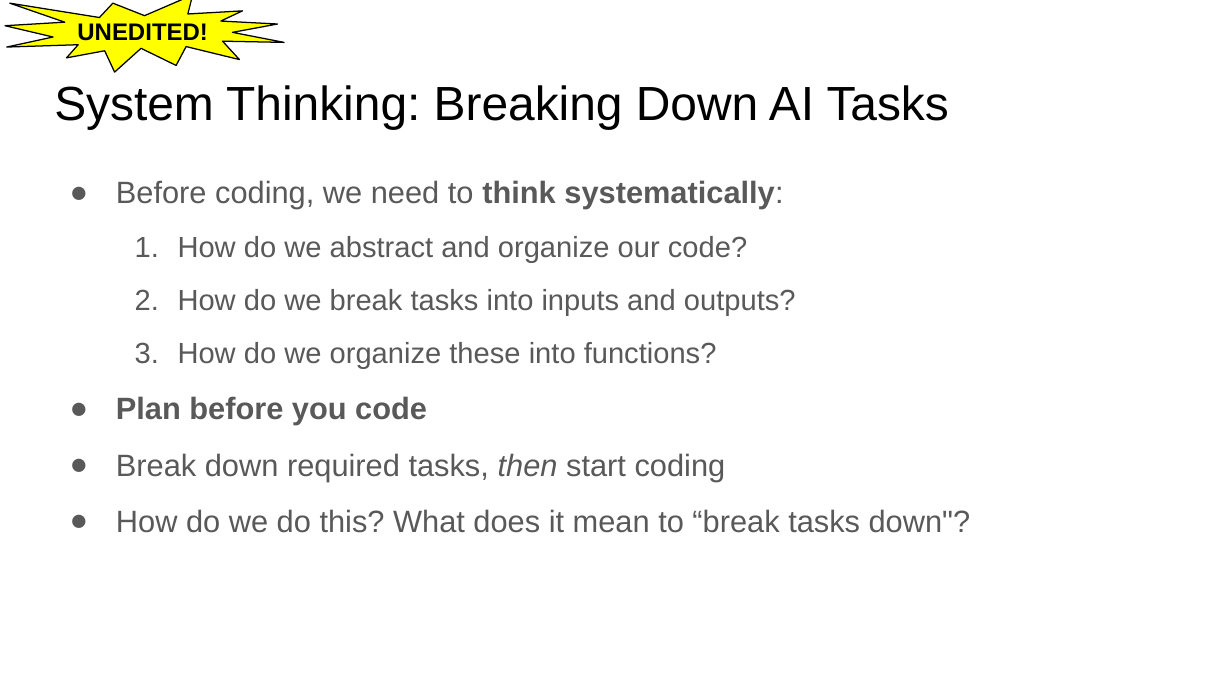
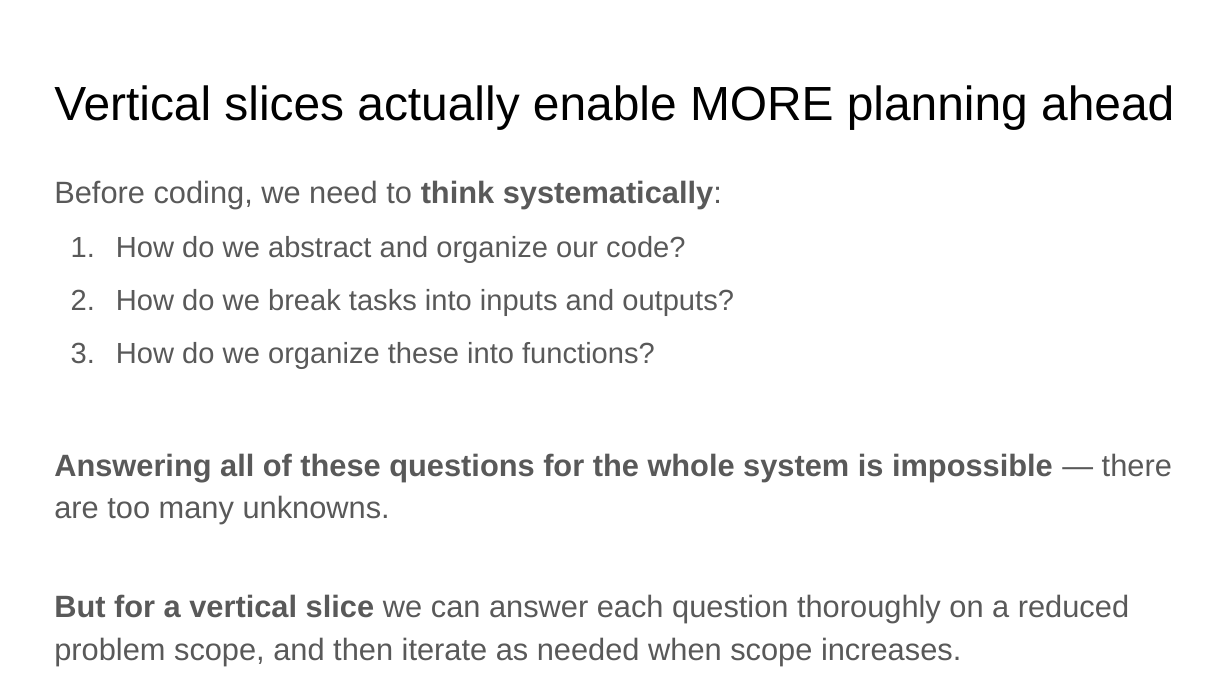
Before and after one commit to dsi-rse/careers-workshop-ai-development, a slide deck: slide 26 of lecture_2/slides/lecture_2.pptx (slide 10 before the commit). Drawn at 1232x693 pixels with LibreOffice and Linux fonts; fonts in the diff are those of the drawing. Boxes give left, top, right and bottom in pixels: in the first picture for what was removed or moved away, otherwise in the second. Text is boxed around its words. In the diff, an @@ line names an element or a change of style, - is before the commit and + after.

```diff
--- a/lecture_2/slides/lecture_2.pptx
+++ b/lecture_2/slides/lecture_2.pptx
@@ irregular seal removed at <box>5,0,285,73</box> @@
-UNEDITED!
@@ title at <box>54,85,1174,129</box>: text changed @@
-System Thinking: Breaking Down AI Tasks
+Vertical slices actually enable MORE planning ahead
@@ text at <box>54,180,734,369</box>: bullet ● to none; list level 2 to 1 in "How do we abstract and ..."; list level 2 to 1 in "How do we break tasks ..."; list level 2 to 1 in "How do we organize these ..." @@
@@ text at <box>54,453,1172,665</box>: text changed @@
-● Plan before you code
-● Break down required tasks, then start coding
-● How do we do this? What does it mean to “break tasks down"?
+Answering all of these questions for the whole system is impossible — there are too many unknowns.
+But for a vertical slice we can answer each question thoroughly on a reduced problem scope, and then iterate as needed when scope increases.
```
Also in this commit, not shown: 22 other slides changed, 22 slides added, 8 slides removed, 5 other files.
